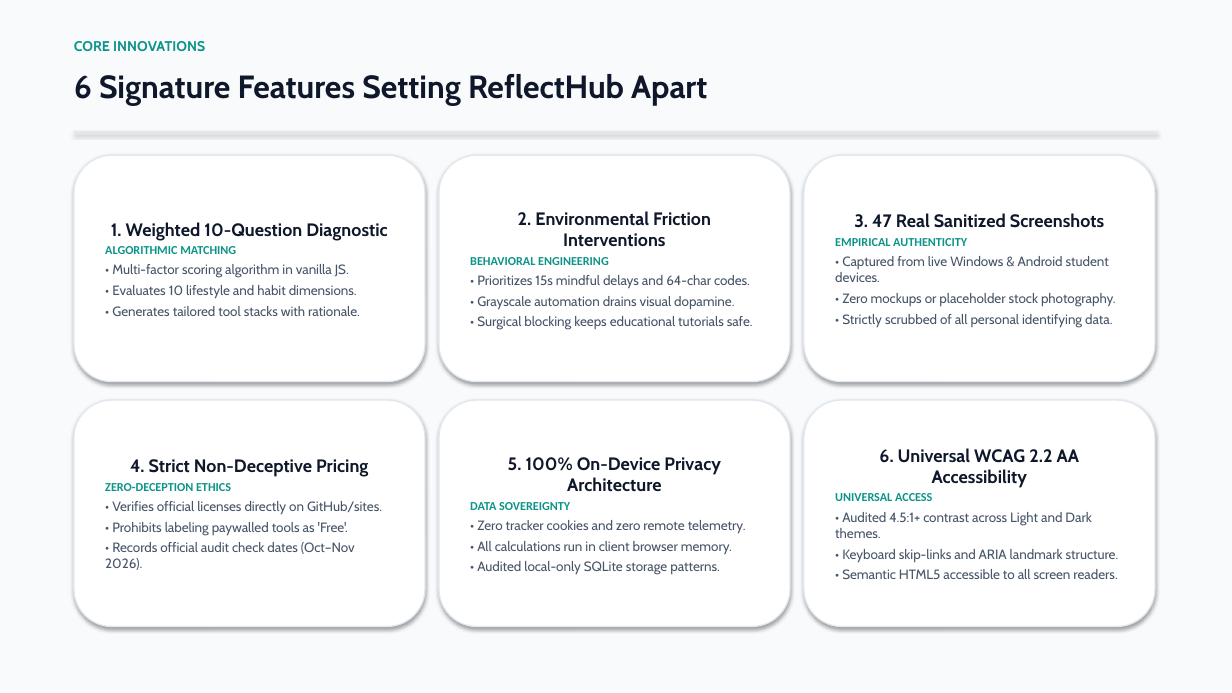
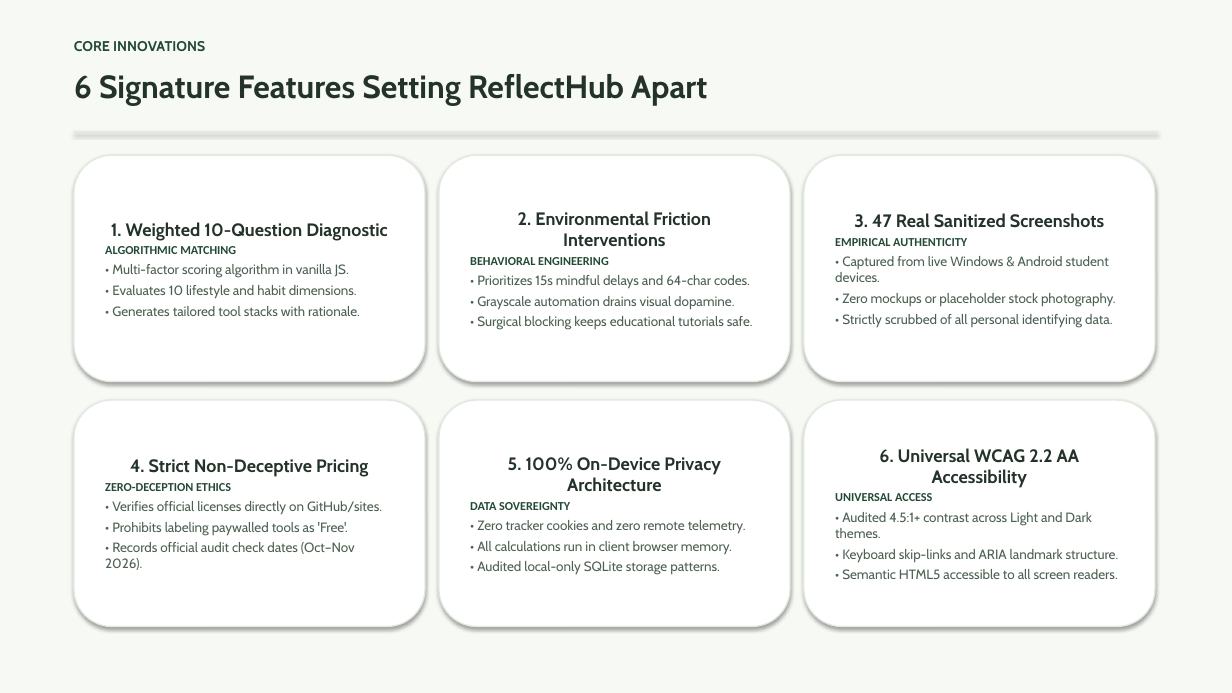
Before and after one commit to ruler1666/DWproject, a slide deck: slide 11 of ReflectHub_Executive_Presentation.pptx. Drawn at 1232x693 pixels with LibreOffice and Linux fonts; fonts in the diff are those of the drawing. Boxes give left, top, right and bottom in pixels: in the first picture for what was removed or moved away, otherwise in the second. Text is boxed around its words. In the diff, an @@ line names an element or a change of style, - is before the commit and + after.

```diff
--- a/ReflectHub_Executive_Presentation.pptx
+++ b/ReflectHub_Executive_Presentation.pptx
@@ rectangle at (0,0,1232,693): fill #F8FAFC to #F7F9F5 @@
@@ text "CORE INNOVATIONS" at (74,41,205,51): text colour #0D9488 to #244A36 @@
@@ text "6 Signature Features Setting ReflectHub ..." at (74,74,707,106): text colour #0F172A to #243329 @@
@@ rectangle at (74,131,1158,133): fill #E2E8F0 to #E2EADF @@
@@ rounded rectangle "1. Weighted 10-Question Diagnostic" at (74,155,425,382): text colour #0F172A to #243329 in "1. Weighted 10-Question Diagnostic"; text colour #0D9488 to #244A36 in "ALGORITHMIC MATCHING"; text colour #475569 to #4D6152 in "• Multi-factor scoring algorithm in vanilla JS.", "• Evaluates 10 lifestyle and habit dimensions.", "• Generates tailored tool stacks with rationale."; outline #E2E8F0 1 pt to #E2EADF 1 pt @@
@@ rounded rectangle "2. Environmental Friction Interventions" at (439,155,790,382): text colour #0F172A to #243329 in "2. Environmental Friction Interventions"; text colour #0D9488 to #244A36 in "BEHAVIORAL ENGINEERING"; text colour #475569 to #4D6152 in "• Prioritizes 15s mindful delays and 64-char ...", "• Grayscale automation drains visual dopamine.", "• Surgical blocking keeps educational tutorials safe."; outline #E2E8F0 1 pt to #E2EADF 1 pt @@
@@ rounded rectangle "3. 47 Real Sanitized Screenshots" at (804,155,1155,382): text colour #0F172A to #243329 in "3. 47 Real Sanitized Screenshots"; text colour #0D9488 to #244A36 in "EMPIRICAL AUTHENTICITY"; text colour #475569 to #4D6152 in "• Captured from live Windows & Android ...", "• Zero mockups or placeholder stock photography.", "• Strictly scrubbed of all personal identifying ..."; outline #E2E8F0 1 pt to #E2EADF 1 pt @@
@@ rounded rectangle "4. Strict Non-Deceptive Pricing" at (74,400,425,627): text colour #0F172A to #243329 in "4. Strict Non-Deceptive Pricing"; text colour #0D9488 to #244A36 in "ZERO-DECEPTION ETHICS"; text colour #475569 to #4D6152 in "• Verifies official licenses directly on GitHub/sites.", "• Prohibits labeling paywalled tools as 'Free'.", "• Records official audit check dates (Oct–Nov ..."; outline #E2E8F0 1 pt to #E2EADF 1 pt @@
@@ rounded rectangle "5. 100% On-Device Privacy Architecture" at (439,400,790,627): text colour #0F172A to #243329 in "5. 100% On-Device Privacy Architecture"; text colour #0D9488 to #244A36 in "DATA SOVEREIGNTY"; text colour #475569 to #4D6152 in "• Zero tracker cookies and zero remote ...", "• All calculations run in client browser ...", "• Audited local-only SQLite storage patterns."; outline #E2E8F0 1 pt to #E2EADF 1 pt @@
@@ rounded rectangle "6. Universal WCAG 2.2 AA ..." at (804,400,1155,627): text colour #0F172A to #243329 in "6. Universal WCAG 2.2 AA Accessibility"; text colour #0D9488 to #244A36 in "UNIVERSAL ACCESS"; text colour #475569 to #4D6152 in "• Audited 4.5:1+ contrast across Light and ...", "• Keyboard skip-links and ARIA landmark structure.", "• Semantic HTML5 accessible to all screen ..."; outline #E2E8F0 1 pt to #E2EADF 1 pt @@
```
Also in this commit, not shown: 15 other slides changed, 7 other files.
